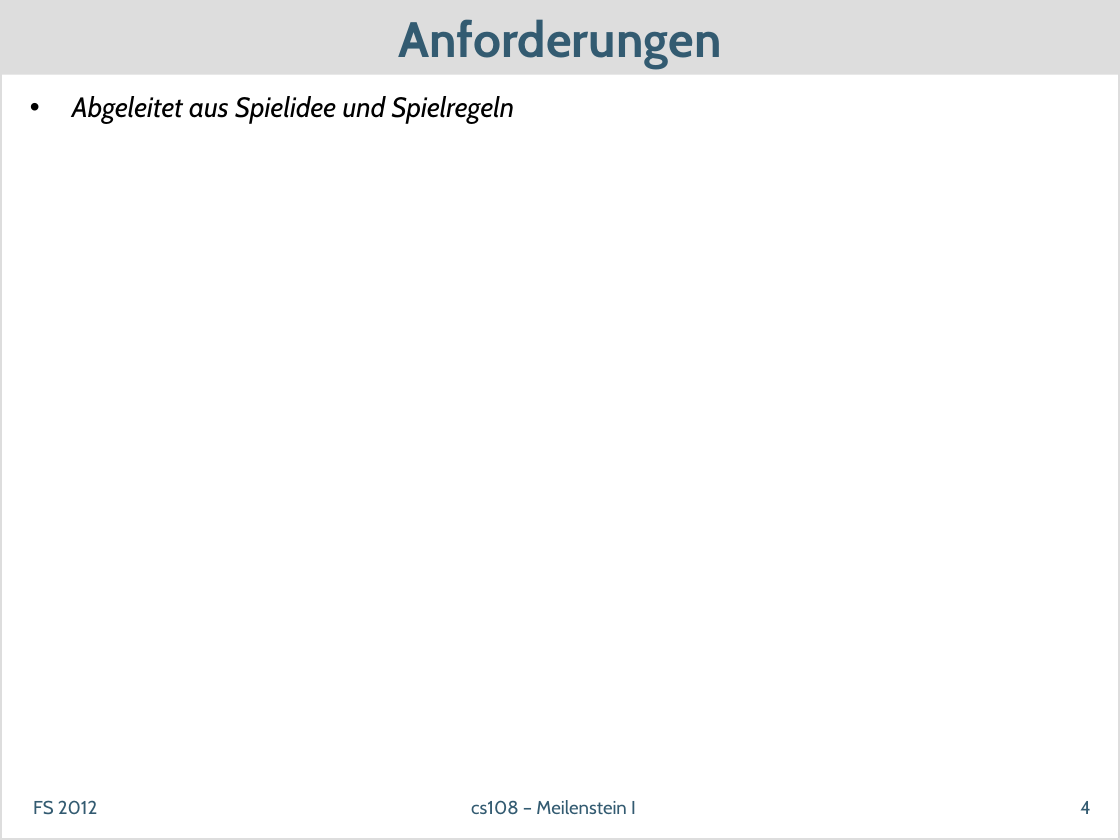
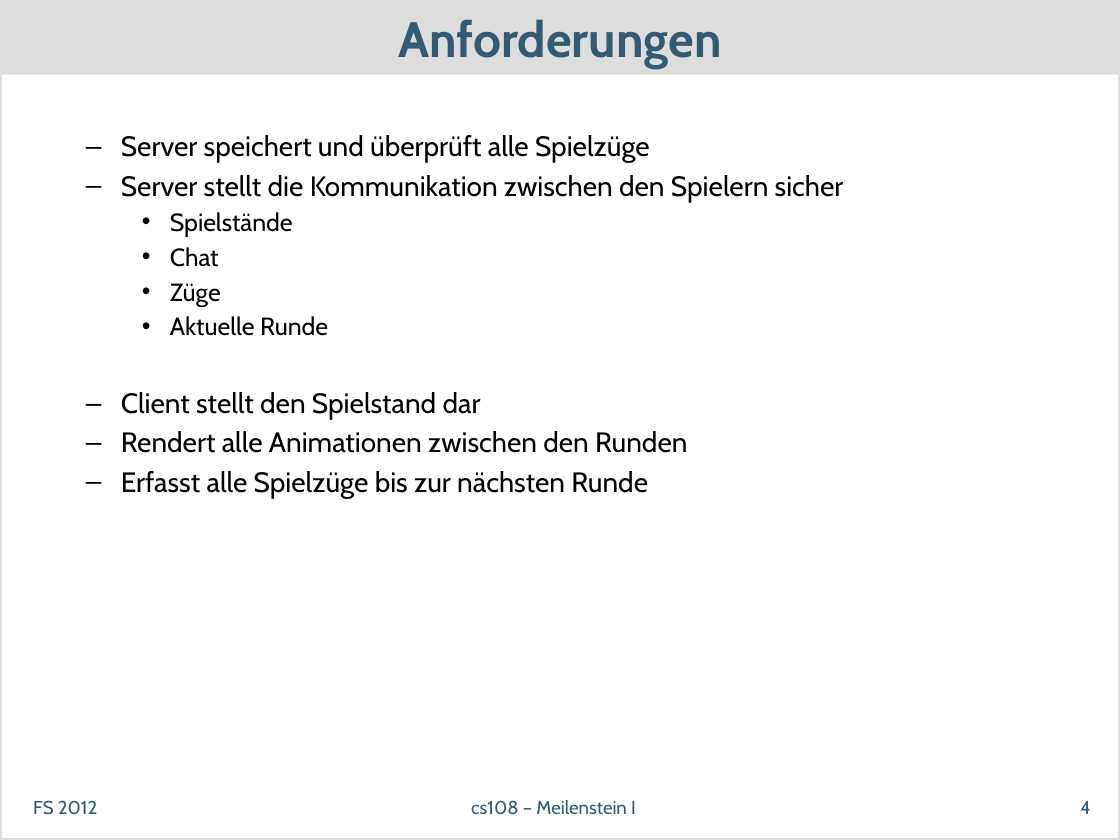
Before and after one commit to dihydrogenmonoxide/CS108, a slide deck: slide 4 of presentations/meilenstein1_v1.pptx. Drawn at 1120x840 pixels with LibreOffice and Linux fonts; fonts in the diff are those of the drawing. Boxes give left, top, right and bottom in pixels: in the first picture for what was removed or moved away, otherwise in the second. Text is boxed around its words. In the diff, an @@ line names an element or a change of style, - is before the commit and + after.

Commit message:
Added some stuff

```diff
--- a/presentations/meilenstein1_v1.pptx
+++ b/presentations/meilenstein1_v1.pptx
@@ text at (121, 135, 844, 498): text changed; italic off @@
-• Abgeleitet aus Spielidee und Spielregeln
+  – Server speichert und überprüft alle Spielzüge
+  – Server stellt die Kommunikation zwischen den Spielern sicher
+    • Spielstände
+    • Chat
+    • Züge
+    • Aktuelle Runde
+  – Client stellt den Spielstand dar
+  – Rendert alle Animationen zwischen den Runden
+  – Erfasst alle Spielzüge bis zur nächsten Runde
```
